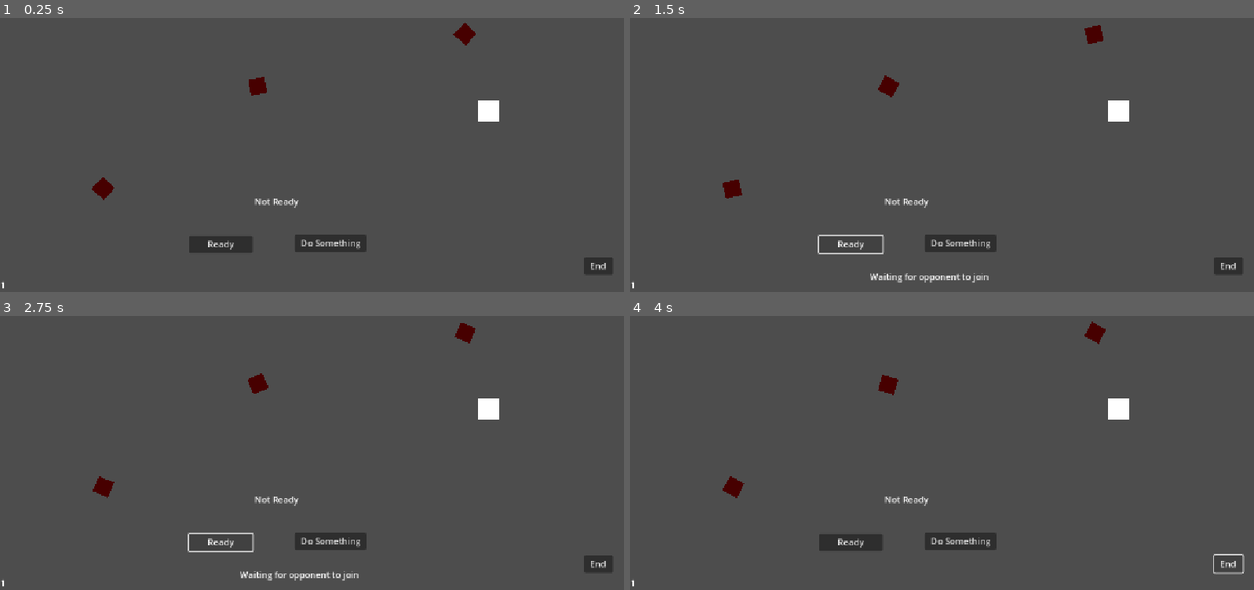
Above: before the commit, frames 1-4 (two rows, left to right).
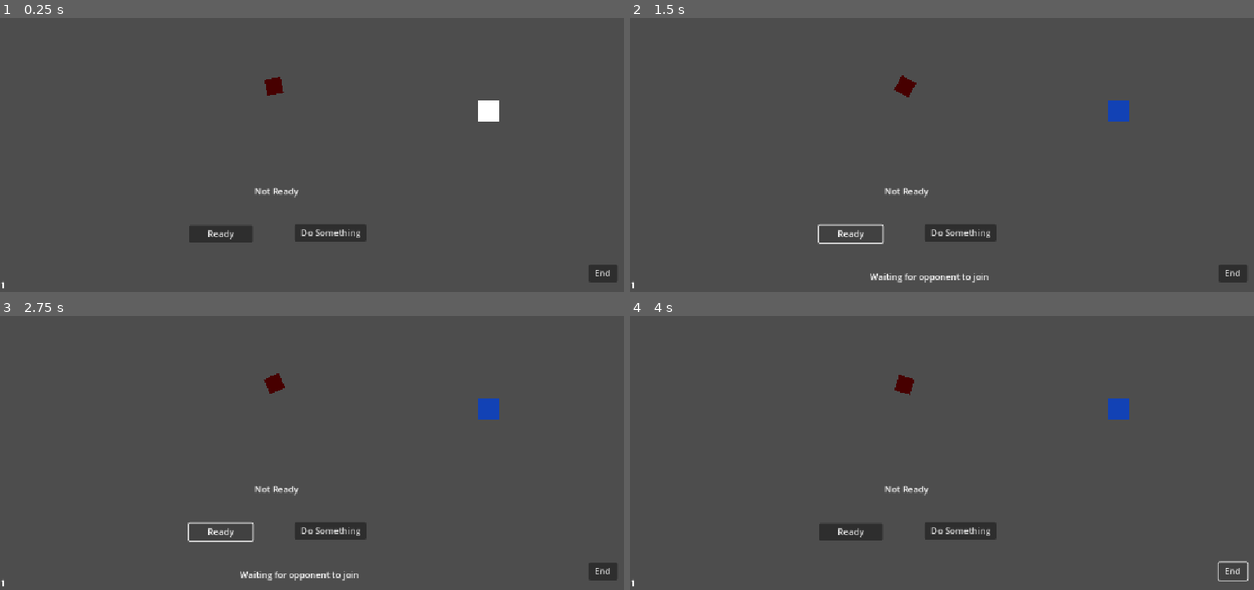
Above: after the commit, the same moments.

Repository: JoeyGiordano/JGZGodotGameTemplate
Game: Godot game, scene res://game/player_field.tscn
Same seed, same stepped clock (60 frames per second), same inputs: the game is played once before the commit and once after it. This scene is started directly instead of the project's main scene. The engine's default icon, where the game draws it, is replaced by a stand-in: a white triangle on a blue panel in a dark square.
Inputs:
- Up to frame 1 (0.25 s): no input
- Up to frame 2 (1.5 s): click "Do Something" at 0.5 s; click "Ready" at 1.25 s
- Up to frame 3 (2.75 s): click "Ready" at 2 s
- Up to frame 4 (4 s): click "End" at 2.75 s; tap Enter at 3.5 s; hold Right (right) from 3.53 s (still down); tap Space (switch) at 3.6 s

The runs differ from the first frame. In frame 1, 2.7% of the frame differs, in the area x 14-99%, y 1-97%; in frame 2, 2.6%; in frame 3, 2.6%; in frame 4, 2.8%, in the area x 14-100%, y 2-97%.
Error before the commit: Invalid call. Nonexistent function 'destroy_opponent_scene' in base 'Nil'. (res://game/player_field_1.gd:76)
Error after the commit: Invalid call. Nonexistent function 'destroy_opponent_scene' in base 'Nil'. (res://game/player_field_1.gd:71)

Commit message:
Confirmed working without enemies!

Diff:
--- a/game/enemy.gd
+++ b/game/enemy.gd
@@ -1,4 +1,5 @@
 extends Node2D
+class_name Enemy
 
 @onready var sprite : Sprite2D = $Sprite2D
 
@@ -11,7 +12,7 @@
 func die() :
 	rpc("_die")
 
-@rpc("call_local")
+@rpc("any_peer", "call_local")
 func _die() :
 	sprite.modulate = Color.BLACK
 	state = 3 #so no death
--- a/game/player.gd
+++ b/game/player.gd
@@ -1,4 +1,5 @@
 extends Node2D
+class_name Player
 
 @onready var sprite : Sprite2D = $Sprite2D
 
@@ -8,23 +9,26 @@
 var in_play : bool = false
 @export var state : int = 0 #0 rock, 1 paper, 2 siscors
 @export var switch_ready : bool = true
-var dead : bool = false
+@export var dead : bool = false
 var game_over : bool = false
+
+func _enter_tree():
+	set_multiplayer_authority(int(name))
 
 func _ready():
 	update_color()
 	$Area2D.area_entered.connect(_on_area_entered)
 
 func _process(delta):
+	update_color()
+
 	if !is_multiplayer_authority() : return
 
 	rotation += delta * 3 #spin
 
 	if !in_play : return
 
-	rotation += delta * 4 #SPIN FASTER
-
-	if !dead : update_color()
+	rotation += delta * 3 #SPIN FASTER
 
 	var movement : Vector2 = Vector2(Input.get_axis("left","right"), Input.get_axis("up","down"))
 	movement = movement.normalized()
@@ -37,6 +41,11 @@
 		switch_ready = true
 
 func update_color() :
+	if dead :
+		modulate.a = 1.0
+		sprite.modulate = Color.BLACK
+		return
+
 	if switch_ready : modulate.a = 1.0 #note that this is player modulate (so it doesn't combine with color changes)
 	else : modulate.a = 0.5
 
@@ -51,7 +60,6 @@
 	if dead : return
 	dead = true
 	state = 3 #so no death
-	sprite.modulate = Color.BLACK
 	await get_tree().create_timer(3).timeout
 	rpc("restart")
 
@@ -66,13 +74,28 @@
 	GameContainer.GC.switch_to_opponent_scene("opponent_field_1")
 
 func _on_area_entered(area : Area2D) :
-	var statex = area.get_parent().state
+	if !is_multiplayer_authority() : return
+	var result = resolve_interaction(area.get_parent().state)
+
+	if area.get_parent() is Player : #if we fought a player, the other player is checking if it won and both outcomes will be taken care of and then properly synced later
+		if result == "Uwin" : die()
+	else : #if we fought an enemy, we call its death method here (no call conflict bc the other client was already excluded from this method for this player)
+		if result == "Iwin" :
+			area.get_parent().die()
+		if result == "Uwin" :
+			die()
+
+
+func resolve_interaction(statex : int) -> String :
+	#statex is the other part of the interactions state
+	#returns "Iwin" "Uwin" "Tie" or "error"
 	if state == 0 :
-		if statex == 1 : die()
-		if statex == 2 : area.get_parent().die()
-	if state == 1 :
-		if statex == 2 : die()
-		if statex == 0 : area.get_parent().die()
-	if state == 2 :
-		if statex == 0 : die()
-		if statex == 1 : area.get_parent().die()
+		if statex == 1 : return "Iwin"
+		if statex == 2 : return "Uwin"
+	elif state == 1 :
+		if statex == 0 : return "Uwin"
+		if statex == 2 : return "Iwin"
+	elif state == 2 :
+		if statex == 0 : return "Iwin"
+		if statex == 1 : return "Uwin"
+	return "error or post death"
--- a/game/player.tscn
+++ b/game/player.tscn
@@ -3,31 +3,25 @@
 [ext_resource type="Texture2D" uid="uid://dxe5rsvu84bgc" path="res://icon.svg" id="1_w5y0b"]
 [ext_resource type="Script" uid="uid://dgp7keim8xecd" path="res://game/player.gd" id="2_du4nq"]
 
+[sub_resource type="RectangleShape2D" id="RectangleShape2D_w5y0b"]
+size = Vector2(30, 30)
+
 [sub_resource type="SceneReplicationConfig" id="SceneReplicationConfig_w5y0b"]
-properties/0/path = NodePath(".:state")
+properties/0/path = NodePath(".:position")
 properties/0/spawn = true
 properties/0/replication_mode = 1
-properties/1/path = NodePath(".:switch_ready")
+properties/1/path = NodePath(".:rotation")
 properties/1/spawn = true
 properties/1/replication_mode = 1
-properties/2/path = NodePath(".:position")
+properties/2/path = NodePath(".:state")
 properties/2/spawn = true
 properties/2/replication_mode = 1
-properties/3/path = NodePath(".:speed")
+properties/3/path = NodePath(".:switch_ready")
 properties/3/spawn = true
 properties/3/replication_mode = 1
-properties/4/path = NodePath("Sprite2D:modulate")
+properties/4/path = NodePath(".:dead")
 properties/4/spawn = true
 properties/4/replication_mode = 1
-properties/5/path = NodePath(".:modulate")
-properties/5/spawn = true
-properties/5/replication_mode = 1
-properties/6/path = NodePath(".:rotation")
-properties/6/spawn = true
-properties/6/replication_mode = 1
-
-[sub_resource type="RectangleShape2D" id="RectangleShape2D_w5y0b"]
-size = Vector2(30, 30)
 
 [node name="Player" type="Node2D"]
 script = ExtResource("2_du4nq")
@@ -39,14 +33,11 @@
 region_enabled = true
 region_rect = Rect2(40, 57, 1, 1)
 
-[node name="SwitchTimer" type="Timer" parent="."]
-one_shot = true
-
-[node name="MultiplayerSynchronizer" type="MultiplayerSynchronizer" parent="."]
-replication_config = SubResource("SceneReplicationConfig_w5y0b")
-
 [node name="Area2D" type="Area2D" parent="."]
 
 [node name="CollisionShape2D" type="CollisionShape2D" parent="Area2D"]
 position = Vector2(0, -1)
 shape = SubResource("RectangleShape2D_w5y0b")
+
+[node name="MultiplayerSynchronizer" type="MultiplayerSynchronizer" parent="."]
+replication_config = SubResource("SceneReplicationConfig_w5y0b")
--- a/game/player_field.tscn
+++ b/game/player_field.tscn
@@ -1,7 +1,6 @@
-[gd_scene load_steps=4 format=3 uid="uid://brihhvr3e0dtq"]
+[gd_scene load_steps=3 format=3 uid="uid://brihhvr3e0dtq"]
 
 [ext_resource type="Script" uid="uid://dkhyyxjothkkv" path="res://game/player_field_1.gd" id="1_arifm"]
-[ext_resource type="PackedScene" uid="uid://tdqkg32ia5t7" path="res://game/player.tscn" id="2_u3k4h"]
 [ext_resource type="PackedScene" uid="uid://dmsxbcrsrvqkv" path="res://game/enemy.tscn" id="3_jrlup"]
 
 [node name="PlayerField" type="Node2D"]
@@ -9,23 +8,23 @@
 
 [node name="Label" type="Label" parent="."]
 offset_left = 466.0
-offset_top = 470.0
+offset_top = 451.0
 offset_right = 550.0
-offset_bottom = 493.0
+offset_bottom = 474.0
 text = "Not Ready"
 
-[node name="Button" type="Button" parent="."]
+[node name="ReadyButton" type="Button" parent="."]
 offset_left = 346.0
-offset_top = 544.0
+offset_top = 525.0
 offset_right = 463.0
-offset_bottom = 575.0
+offset_bottom = 556.0
 text = "Ready"
 
-[node name="Button2" type="Button" parent="."]
+[node name="SmthButton" type="Button" parent="."]
 offset_left = 540.0
-offset_top = 542.0
+offset_top = 523.0
 offset_right = 671.0
-offset_bottom = 573.0
+offset_bottom = 554.0
 text = "Do Something"
 
 [node name="ColorRect" type="ColorRect" parent="."]
@@ -40,10 +39,10 @@
 offset_bottom = 646.0
 
 [node name="LeaveButton" type="Button" parent="."]
-offset_left = 1071.0
-offset_top = 584.0
-offset_right = 1124.0
-offset_bottom = 615.0
+offset_left = 1079.0
+offset_top = 597.0
+offset_right = 1132.0
+offset_bottom = 628.0
 text = "Leave"
 
 [node name="MessageLabel" type="Label" parent="."]
@@ -56,11 +55,5 @@
 wait_time = 1.2
 one_shot = true
 
-[node name="Player1" parent="." instance=ExtResource("2_u3k4h")]
-position = Vector2(188, 458)
-
-[node name="Player2" parent="." instance=ExtResource("2_u3k4h")]
-position = Vector2(852, 175)
-
 [node name="Enemy" parent="." instance=ExtResource("3_jrlup")]
-position = Vector2(473, 270)
+position = Vector2(503, 270)
--- a/game/player_field_1.gd
+++ b/game/player_field_1.gd
@@ -1,36 +1,41 @@
 extends Node2D
 class_name PlayerField1
+
+@onready var player_scene : PackedScene = preload("res://game/player.tscn")
 
 @onready var label : Label = $Label
 @onready var message : Label = $MessageLabel
 @onready var rect : ColorRect = $ColorRect
-@onready var button1 : Button = $Button
-@onready var button2 : Button = $Button2
+@onready var ready_button : Button = $ReadyButton
+@onready var smth_button : Button = $SmthButton
 @onready var leave_button : Button = $LeaveButton
 
+func _enter_tree():
+	set_multiplayer_authority(multiplayer.get_unique_id())
+
 func _ready():
-	button1.connect("button_down", _on_button1_pressed)
-	button2.connect("button_down", _on_button2_pressed)
+	ready_button.connect("button_down", _on_ready_button_pressed)
+	smth_button.connect("button_down", _on_smth_button_pressed)
 	leave_button.connect("button_down", _on_leave_button_pressed)
 	$IDLabel.text = str(multiplayer.get_unique_id())
 	if multiplayer.get_unique_id() == 1 : leave_button.text = "End"
 
 # Signal response
 
-func _on_button1_pressed() :
+func _on_ready_button_pressed() :
 	if waiting_for_opponent() : return
 	if label.modulate == Color.BLUE : label.modulate = Color.WHITE
 	else : label.modulate = Color.BLUE
 	label.text = "Ready"
-	button1.disabled = true
-	button1.visible = false
-	rpc("_on_button1_pressed_for_peer")
+	ready_button.disabled = true
+	ready_button.visible = false
+	rpc("_on_ready_button_pressed_for_peer")
 	var labelx : Label = GameContainer.GC.OpponentSceneHolder.get_child(0).get_child(0)
 	if labelx.text == "Ready" :
 		start_game()
 
 @rpc("any_peer")
-func _on_button1_pressed_for_peer() :
+func _on_ready_button_pressed_for_peer() :
 	var labelx : Label = GameContainer.GC.OpponentSceneHolder.get_child(0).get_child(0)
 	if labelx.modulate == Color.RED : labelx.modulate = Color.WHITE
 	else : labelx.modulate = Color.RED
@@ -40,38 +45,28 @@
 
 func start_game() :
 	var labelx : Label = GameContainer.GC.OpponentSceneHolder.get_child(0).get_child(0)
-	$Player1.set_multiplayer_authority(1)
-	$Player1.visible = true
-	$Player1.in_play = true
-	if multiplayer.get_unique_id() == 1 :
-		$Player2.set_multiplayer_authority(multiplayer.get_peers()[0])
-	else : $Player2.set_multiplayer_authority(multiplayer.get_unique_id())
-	$Player2.visible = true
-	$Player2.in_play = true
 	label.visible = false
 	labelx.visible = false
-	button1.disabled = true
-	button1.visible = false
-	button2.disabled = true
-	button2.visible = false
+	ready_button.disabled = true
+	ready_button.visible = false
+	smth_button.disabled = true
+	smth_button.visible = false
 	rect.visible = false
+	spawn_players()
 
-func _on_button2_pressed() :
-	if waiting_for_opponent() : return
+func _on_smth_button_pressed() :
 	var rand_color = get_random_color()
 	rect.color = rand_color
-	rpc("_on_button2_pressed_for_peer", rand_color)
+	rpc("_on_smth_button_pressed_for_peer", rand_color)
 
 @rpc("any_peer")
-func _on_button2_pressed_for_peer(color : Color) :
+func _on_smth_button_pressed_for_peer(color : Color) :
 	rect.color = color
 
 func _on_leave_button_pressed() :
-	#if multiplayer.get_unique_id() == 1 : #host end button pressed
 	if multiplayer.multiplayer_peer :
 		multiplayer.multiplayer_peer.close()
 	multiplayer.multiplayer_peer = null
-	#else : #client leave button pressed
 
 	GameContainer.GC.destroy_opponent_scene()
 	GameContainer.GC.switch_to_scene("main_menu")
@@ -97,3 +92,23 @@
 	await t.timeout
 	message.text = ""
 	t.stop()
+
+func spawn_players() :
+	#player 1 (self)
+	var player1 : Player = player_scene.instantiate()
+	player1.name = str(multiplayer.get_unique_id()) #set the name to the id of the game instance creating these nodes
+	add_child(player1)
+	#player 2 (opponent)
+	var player2 : Player = player_scene.instantiate()
+	player2.name = str(multiplayer.get_peers()[0]) #two player game so get_peers()[0] is the only peer (bc it doesn't include self)
+	add_child(player2)
+	#positioning
+	if multiplayer.get_unique_id() == 1 :
+		player1.position = Vector2(400,300)
+		player2.position = Vector2(600,300)
+	else :
+		player1.position = Vector2(600,300)
+		player2.position = Vector2(400,300)
+	#other setup
+	player1.in_play = true
+	player2.in_play = true
--- a/scenes/shell_scenes/credits.tscn
+++ b/scenes/shell_scenes/credits.tscn
@@ -5,15 +5,29 @@
 [node name="Credits" type="Node"]
 
 [node name="BackButton" type="Button" parent="."]
-offset_right = 8.0
-offset_bottom = 8.0
+offset_left = 602.0
+offset_top = 530.0
+offset_right = 647.0
+offset_bottom = 561.0
 text = "Back"
 script = ExtResource("1_lxpdn")
 switch_to = "main_menu"
 
-[node name="TEMP" type="Label" parent="."]
-offset_left = 144.0
+[node name="Label" type="Label" parent="."]
+offset_left = 428.0
+offset_top = 258.0
+offset_right = 817.0
+offset_bottom = 385.0
+text = "By Joey G
+
+For Finley. Love u
+
+Big thanks to godot community!"
+horizontal_alignment = 1
+
+[node name="Title" type="Label" parent="."]
+offset_left = 590.0
 offset_top = 130.0
-offset_right = 308.0
+offset_right = 754.0
 offset_bottom = 179.0
 text = "Credits"
--- a/scenes/shell_scenes/instructions.tscn
+++ b/scenes/shell_scenes/instructions.tscn
@@ -5,15 +5,30 @@
 [node name="Instructions" type="Node"]
 
 [node name="BackButton" type="Button" parent="."]
-offset_right = 8.0
-offset_bottom = 8.0
+offset_left = 556.0
+offset_top = 530.0
+offset_right = 601.0
+offset_bottom = 561.0
 text = "Back"
 script = ExtResource("1_4nwng")
 switch_to = "main_menu"
 
-[node name="TEMP" type="Label" parent="."]
-offset_left = 144.0
-offset_top = 130.0
-offset_right = 308.0
-offset_bottom = 179.0
+[node name="Title" type="Label" parent="."]
+offset_left = 534.0
+offset_top = 100.0
+offset_right = 698.0
+offset_bottom = 149.0
 text = "Instructions"
+
+[node name="Label" type="Label" parent="."]
+offset_left = 316.0
+offset_top = 252.0
+offset_right = 829.0
+offset_bottom = 405.0
+text = "A two player collaborative game
+Hosting a game will give you a code you  distribute to your freinds
+They can enter the code to join the game
+Arrow keys to move
+Red kills green kills blue kills red
+Get the highest score!"
+horizontal_alignment = 1
--- a/scenes/shell_scenes/main_menu.tscn
+++ b/scenes/shell_scenes/main_menu.tscn
@@ -5,35 +5,35 @@
 [node name="MainMenu" type="Node"]
 
 [node name="PlayButton" type="Button" parent="."]
-offset_left = 529.0
+offset_left = 464.0
 offset_top = 227.0
-offset_right = 725.0
+offset_right = 660.0
 offset_bottom = 299.0
 text = "Play"
 script = ExtResource("1_hccbo")
 switch_to = "connect"
 
 [node name="CreditsButton" type="Button" parent="."]
-offset_left = 592.0
+offset_left = 527.0
 offset_top = 465.0
-offset_right = 655.0
+offset_right = 590.0
 offset_bottom = 496.0
 text = "Credits"
 script = ExtResource("1_hccbo")
 switch_to = "credits"
 
 [node name="InstructionsButton" type="Button" parent="."]
-offset_left = 576.0
+offset_left = 511.0
 offset_top = 350.0
-offset_right = 677.0
+offset_right = 612.0
 offset_bottom = 381.0
 text = "Instructions"
 script = ExtResource("1_hccbo")
 switch_to = "instructions"
 
 [node name="Title" type="Label" parent="."]
-offset_left = 540.0
+offset_left = 479.0
 offset_top = 102.0
-offset_right = 704.0
+offset_right = 645.0
 offset_bottom = 151.0
 text = "Attack of the Squares"
